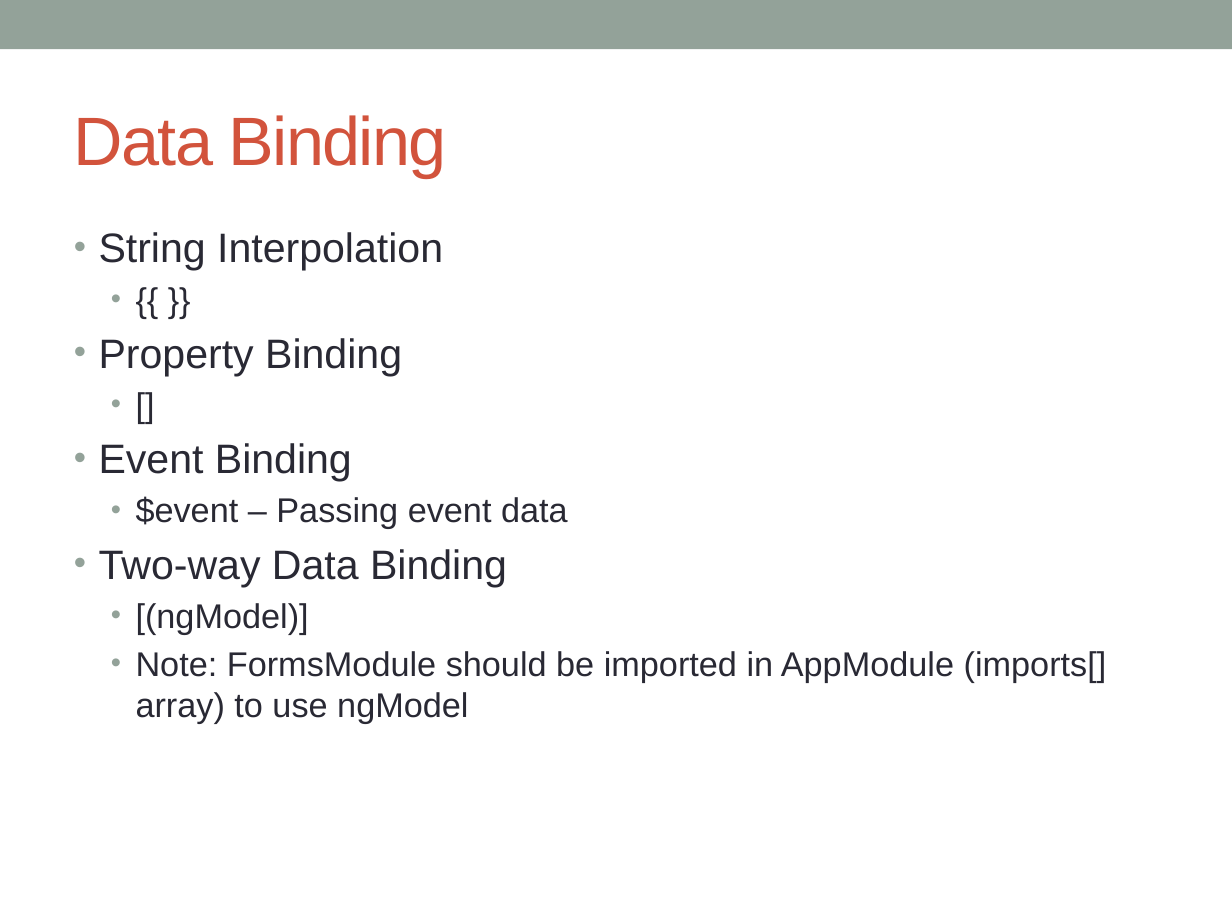
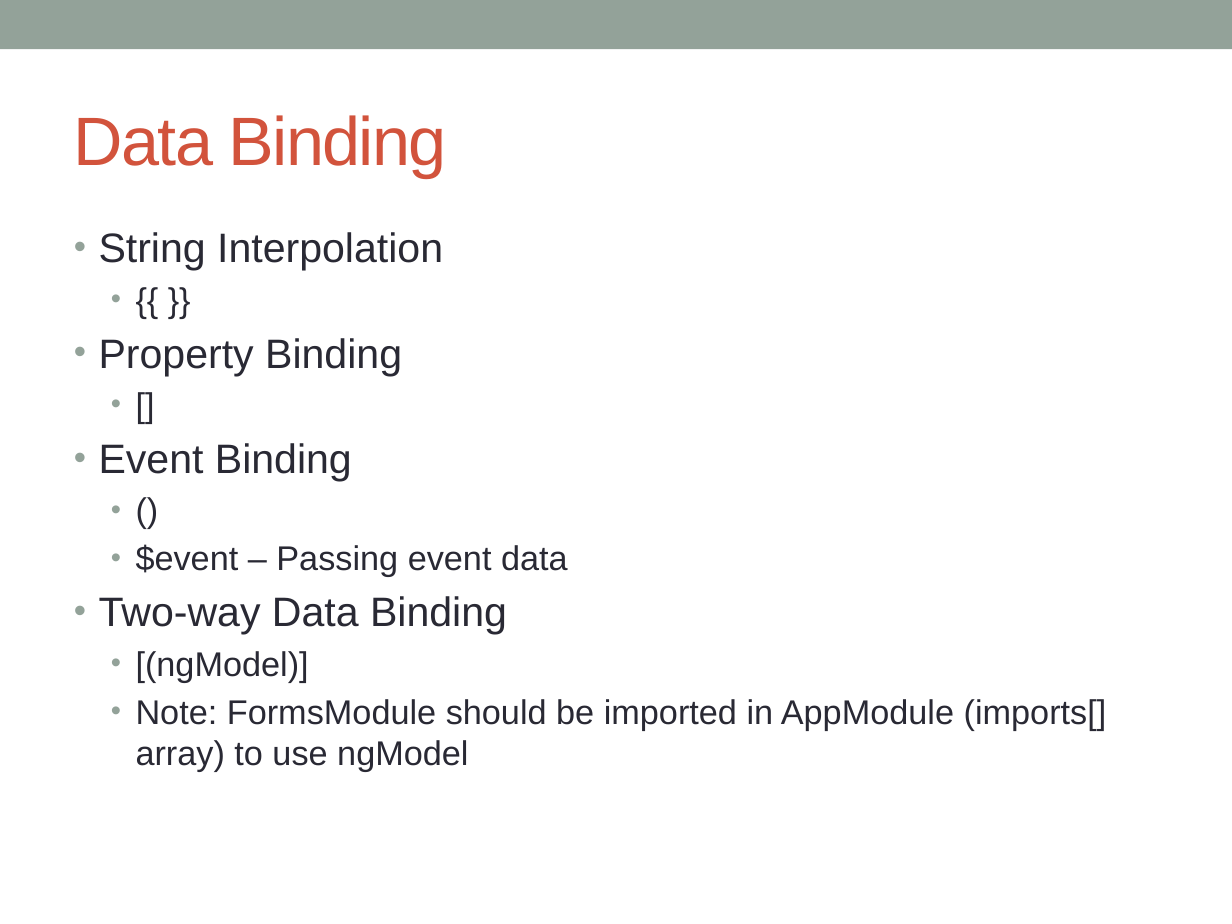
Before and after one commit to naveen-pete/ng-jda-2017-07-05, a slide deck: slide 23 of docs/angular-workshop.pptx. Drawn at 1232x924 pixels with LibreOffice and Linux fonts; fonts in the diff are those of the drawing. Boxes give left, top, right and bottom in pixels: in the first picture for what was removed or moved away, otherwise in the second. Text is boxed around its words. In the diff, an @@ line names an element or a change of style, - is before the commit and + after.

```diff
--- a/docs/angular-workshop.pptx
+++ b/docs/angular-workshop.pptx
@@ text at [99,232,1107,771]: paragraph added @@
+  • ()
```
Also in this commit, not shown: 3 other slides changed, 1 slide removed, 2 other files.
